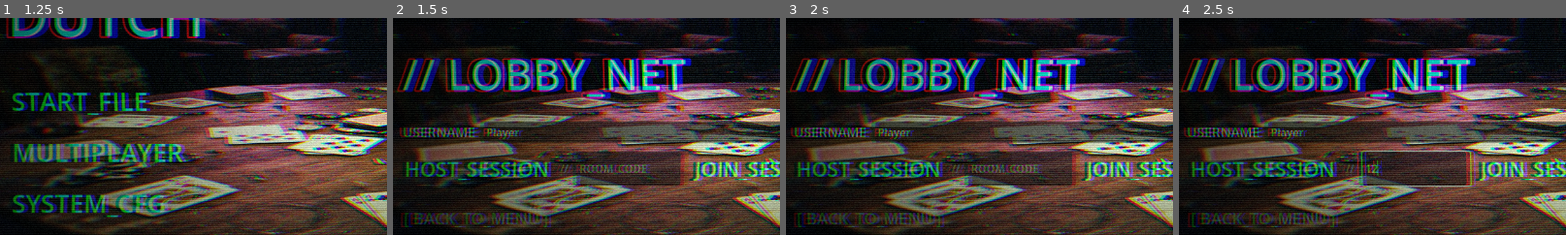
Above: before the commit, frames 1-4 (left to right).
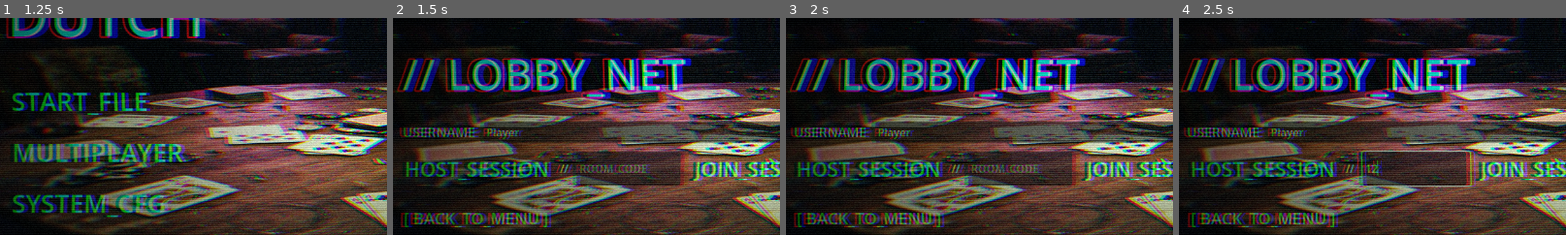
Above: after the commit, the same moments.

Repository: DinVin24/dutch
Game: Godot game, scene res://press_any_key.tscn
The game is run twice, just before and just after one commit, with the same random seed, the same clock (stepped at 60 frames per second) and the same inputs. Sound files missing from this copy of the repository are replaced by a short silence.
Inputs (mouse positions are % of the whole screen's width and height, from its top left):
- Up to frame 1 (1.25 s): tap Enter (game_confirm_card) at 0.5 s; move the mouse to (72, 45) at 0.52 s; hold D (game_select_right) from 0.53 s (still down); tap E (game_call_dutch) at 0.6 s; click (72, 45) at 0.67 s; tap Space (game_jump_in) at 0.77 s
- Up to frame 2 (1.5 s): release D (game_select_right) at 1.25 s; click "MULTIPLAYER" at 1.25 s
- Up to frame 3 (2 s): no input
- Up to frame 4 (2.5 s): click (34, 60) at 2.02 s; type "12" at 2.1 s
The pictures show only the part of the screen within x 3-53%, y 25-75%; the shares and areas given below are measured in that part.

Frame 1 is identical in both runs. In frame 2, 1.7% of the frame differs, in the area x 2-47%, y 67-97%; in frame 3, 1.7%; in frame 4, 1.7%.

Commit message:
fix(ui): increase lobby text contrast
Set key lobby secondary text to white for readability.

Diff:
--- a/lobby.tscn
+++ b/lobby.tscn
@@ -91,7 +91,7 @@
 
 [node name="OrLabel" type="Label" parent="LeftMargin/VBox/SetupPanel/HBoxConnection"]
 layout_mode = 2
-theme_override_colors/font_color = Color(0.55, 0.55, 0.65, 1)
+theme_override_colors/font_color = Color(1, 1, 1, 1)
 text = "//"
 
 [node name="CodeEdit" type="LineEdit" parent="LeftMargin/VBox/SetupPanel/HBoxConnection"]
@@ -216,7 +216,7 @@
 
 [node name="StartHintLabel" type="Label" parent="LeftMargin/VBox/ActiveLobbyPanel"]
 layout_mode = 2
-theme_override_colors/font_color = Color(0.55, 0.55, 0.7, 1)
+theme_override_colors/font_color = Color(1, 1, 1, 1)
 theme_override_font_sizes/font_size = 14
 text = "Host needs at least 2 human players to start."
 
@@ -232,7 +232,7 @@
 [node name="BackButton" type="Button" parent="LeftMargin/VBox"]
 layout_mode = 2
 theme_override_colors/font_hover_color = Color(1, 0, 1, 1)
-theme_override_colors/font_color = Color(0.55, 0.55, 0.65, 1)
+theme_override_colors/font_color = Color(1, 1, 1, 1)
 theme_override_font_sizes/font_size = 24
 text = "[ BACK_TO_MENU ]"
 flat = true
